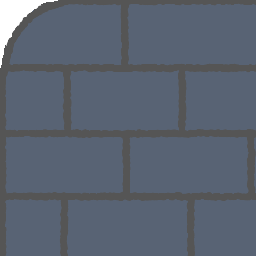
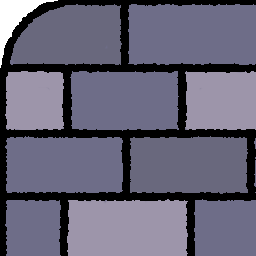
Two versions of the same layered image (w=256, h=256). Layer-by-layer changes:
painted on "lineart" over [0, 0, 256, 256]
painted on "colour" over [0, 0, 256, 256]
